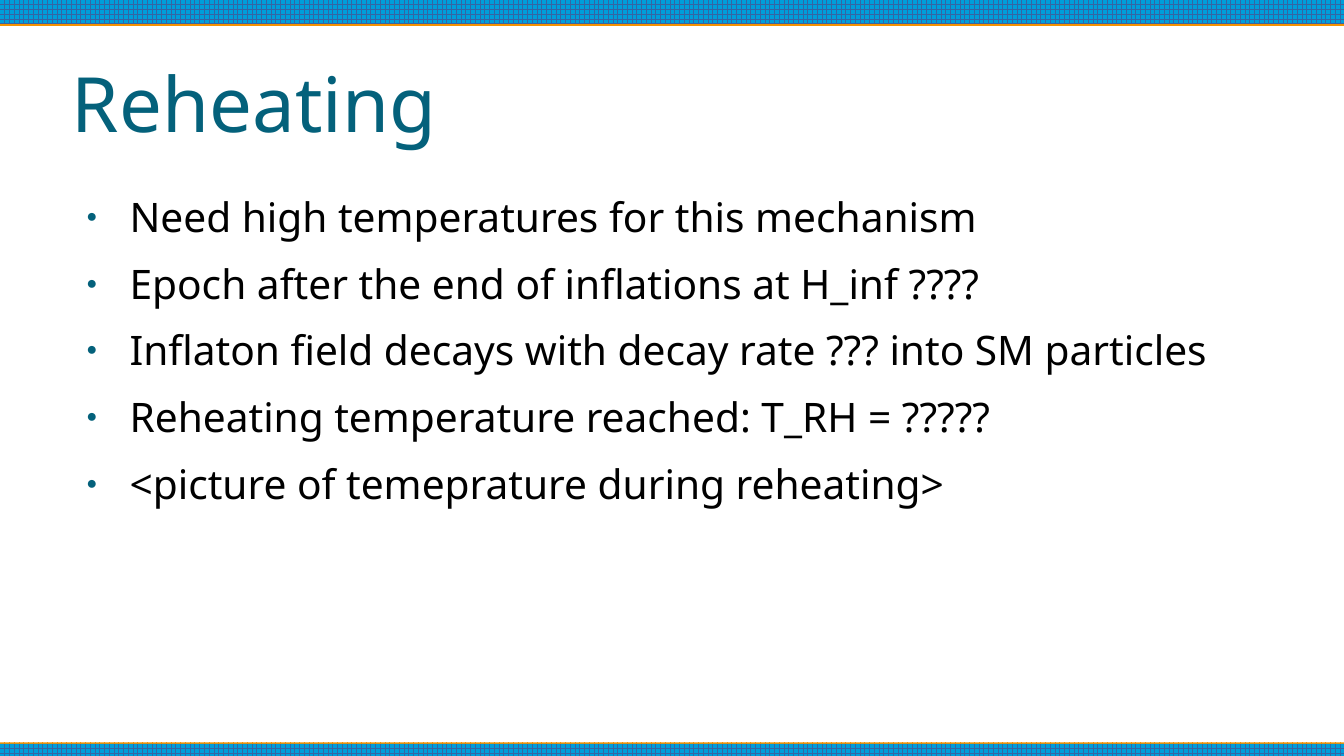
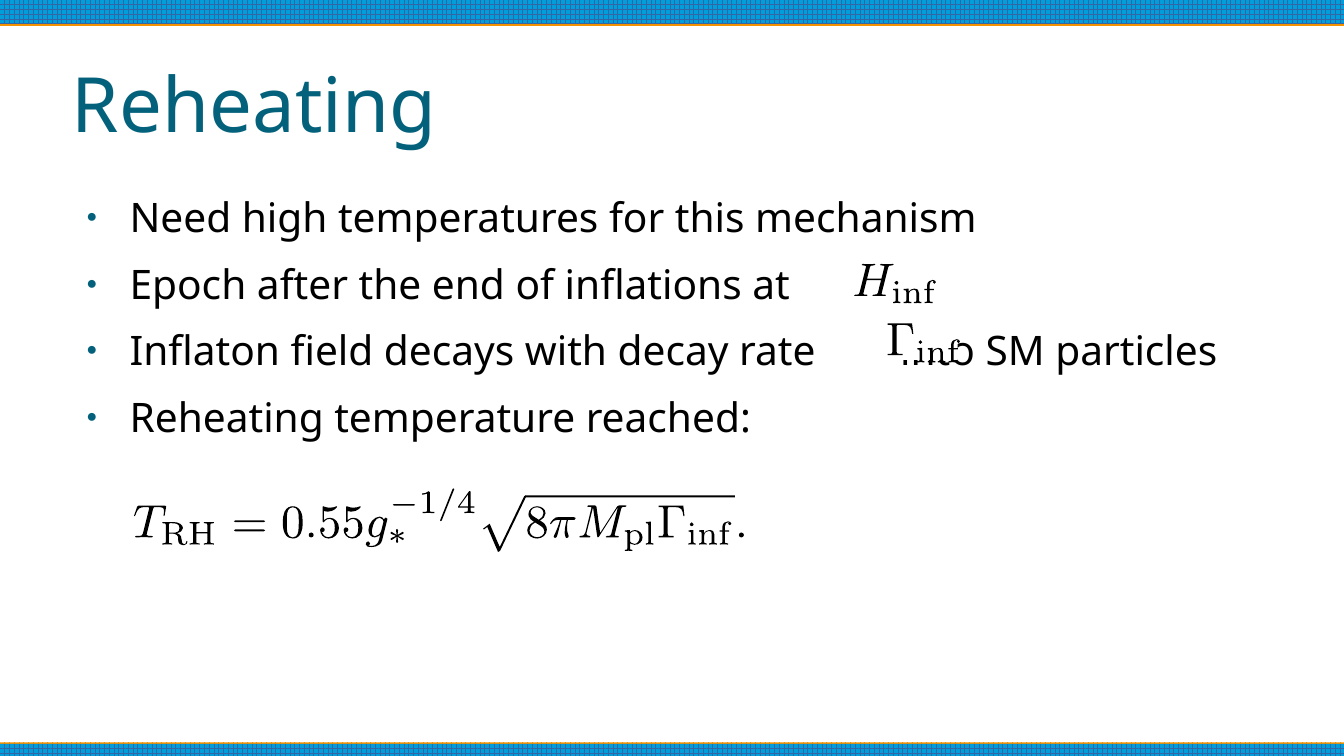
Before and after one commit to anna-jana/masters-project, a slide deck: slide 8 of reports/thesis-talk/presentation.odp. Drawn at 1344x756 pixels with LibreOffice and Linux fonts; fonts in the diff are those of the drawing. Boxes give left, top, right and bottom in pixels: in the first picture for what was removed or moved away, otherwise in the second. Text is boxed around its words. In the diff, an @@ line names an element or a change of style, - is before the commit and + after.

```diff
--- a/reports/thesis-talk/presentation.odp
+++ b/reports/thesis-talk/presentation.odp
@@ text at (130, 268, 1217, 375): text changed @@
-● Epoch after the end of inflations at H_inf ????
-● Inflaton field decays with decay rate ??? into SM particles
-● Reheating temperature reached: T_RH = ?????
-● <picture of temeprature during reheating>
+● Epoch after the end of inflations at
+● Inflaton field decays with decay rate into SM particles
+● Reheating temperature reached:
@@ group added at (855, 265, 937, 304): 5 freeform shapes @@
@@ group added at (888, 323, 961, 362): 5 freeform shapes @@
@@ group added at (134, 489, 744, 551): 27 freeform shapes @@
```
Also in this commit, not shown: 6 other slides changed, 1 other file.
